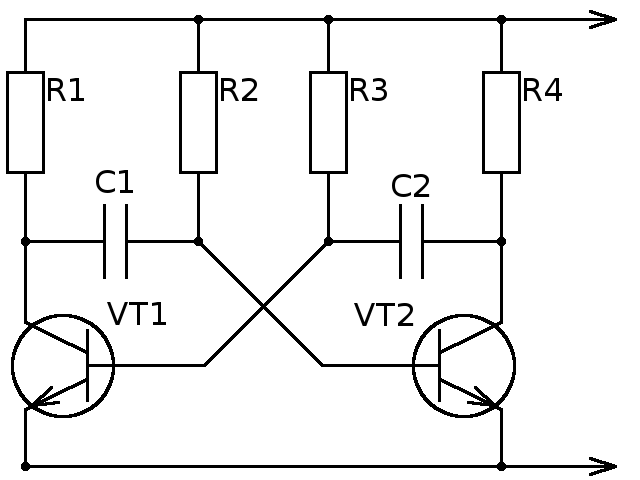
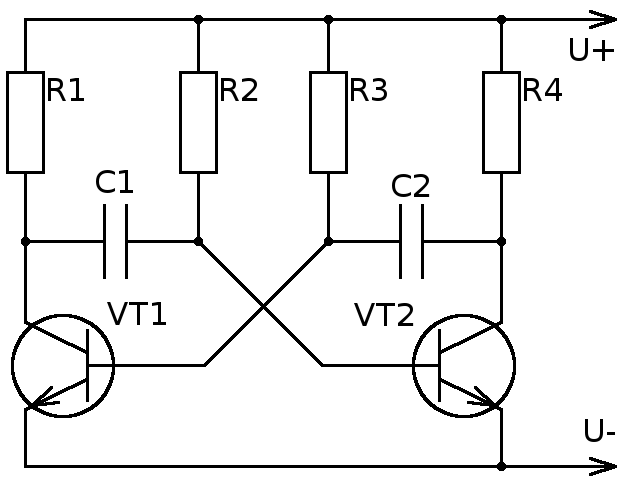
Layers edited between the first and the second 640 × 480 image:
added layer "U+" above "U-" over [570, 38, 614, 61]
added layer "U-" above "wiring" over [585, 419, 615, 442]
painted on "wiring" over [21, 462, 30, 471]
